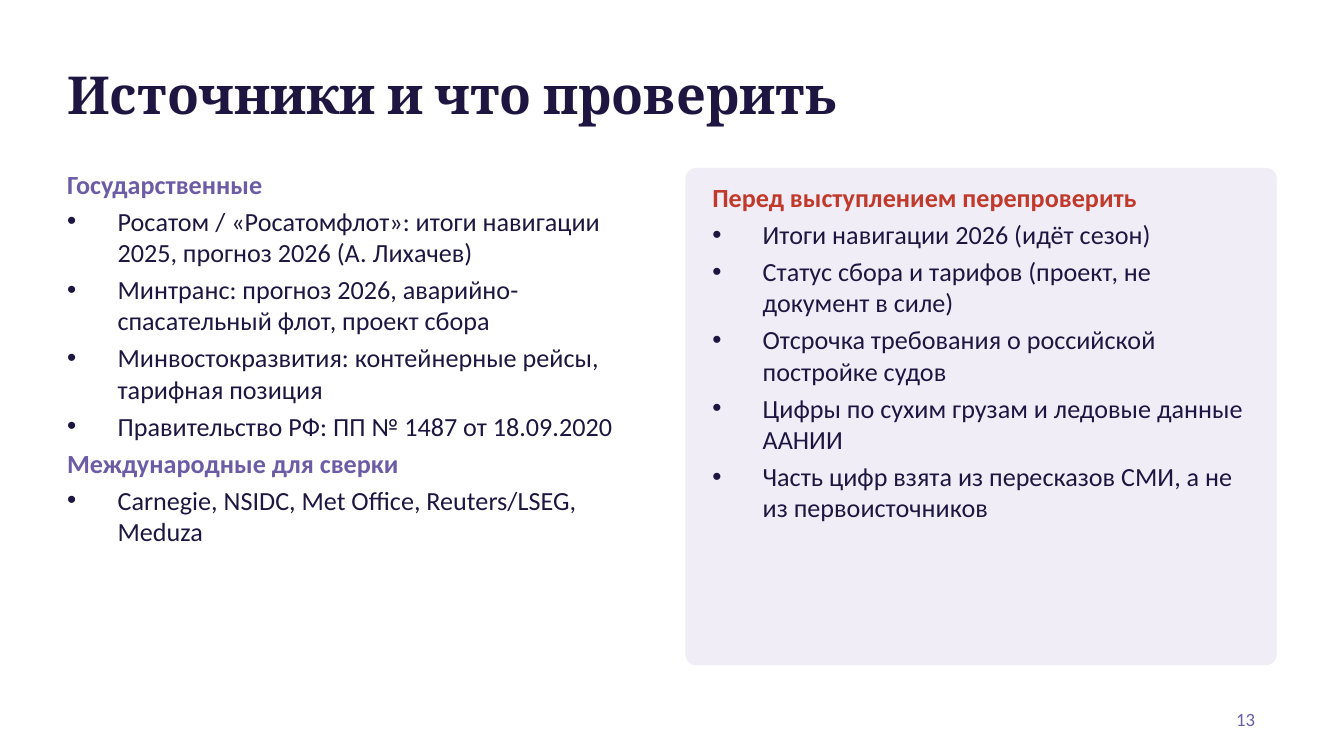
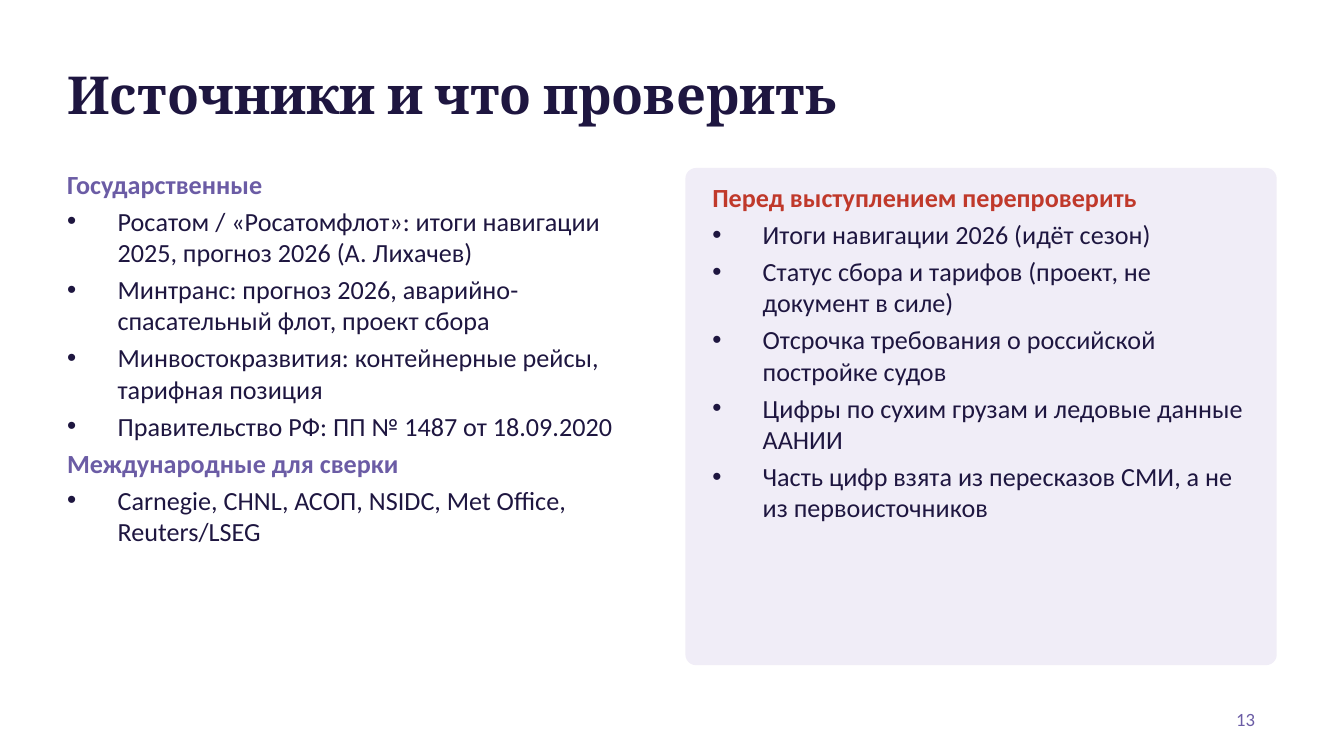
Before and after one commit to Mike-Pits/Arctic_presentation_2026_10_20, a slide deck: slide 13 of Arktika_dengi_i_bezopasnost.pptx. Drawn at 1344x756 pixels with LibreOffice and Linux fonts; fonts in the diff are those of the drawing; background and template pictures are left out. Boxes give left, top, right and bottom in pixels: in the first picture for what was removed or moved away, otherwise in the second. Text is boxed around its words. In the diff, an @@ line names an element or a change of style, - is before the commit and + after.

```diff
--- a/Arktika_dengi_i_bezopasnost.pptx
+++ b/Arktika_dengi_i_bezopasnost.pptx
@@ text at (x1=118, y1=492, x2=566, y2=542): text changed @@
-• Carnegie, NSIDC, Met Office, Reuters/LSEG, Meduza
+• Carnegie, CHNL, АСОП, NSIDC, Met Office, Reuters/LSEG
```
Also in this commit, not shown: 7 other slides changed, 3 other files.
